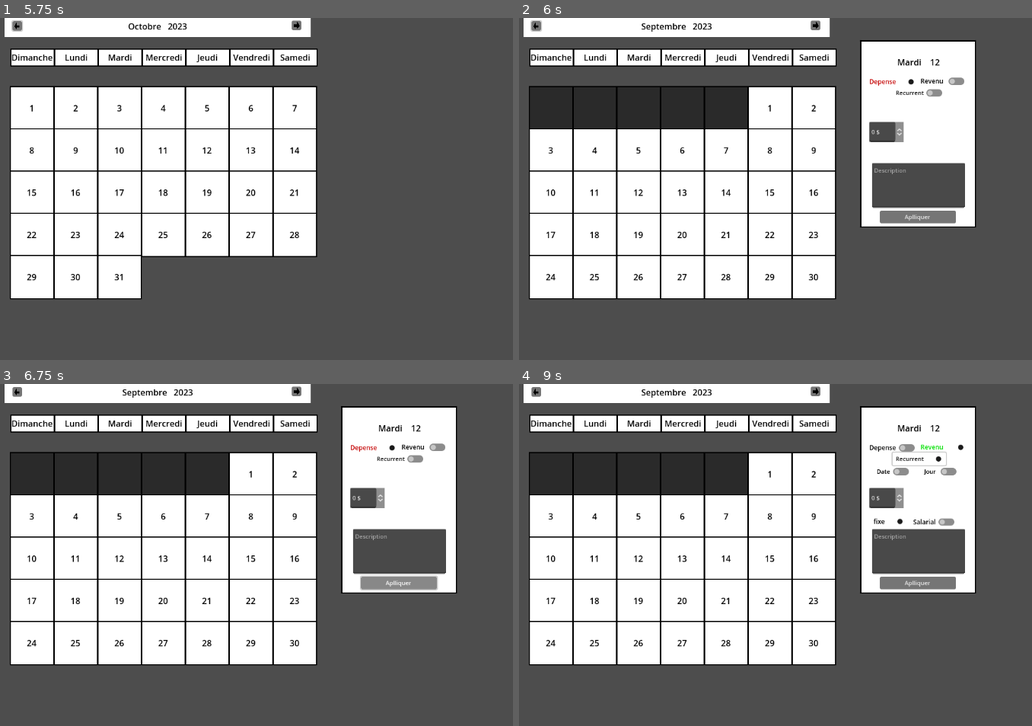
Above: before the commit, frames 1-4 (two rows, left to right).
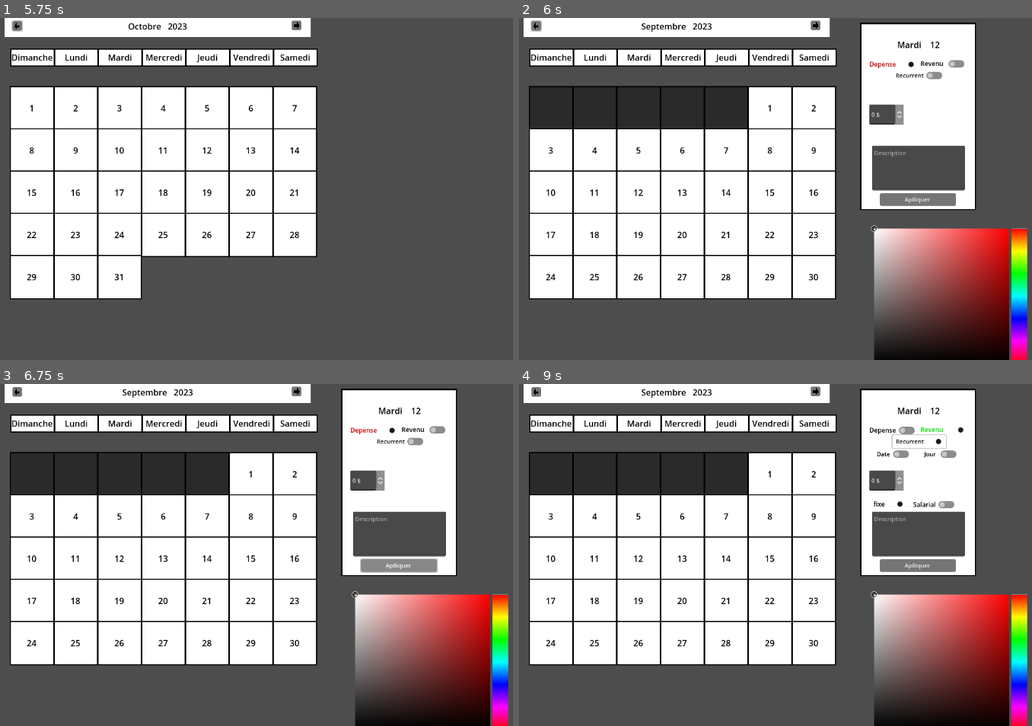
Above: after the commit, the same moments.

Repository: HYKidz/FinanceCalendar
Game: Godot game, scene res://Node/calendar.tscn
The game is run twice, just before and just after one commit, with the same random seed, the same clock (stepped at 60 frames per second) and the same inputs.
Inputs (mouse positions are in pixels of both pictures, inside the frame that each line leads up to):
- Up to frame 1 (5.75 s): click (15, 24) at 0.5 s; click (297, 24) at 1.25 s; click (297, 24) at 2 s; click (15, 24) at 2.75 s; click (297, 24) at 3.5 s; click (15, 24) at 4.25 s; tap Enter at 5 s; move the mouse to (369, 171) at 5.02 s; press the mouse at (369, 171) at 5.03 s
- Up to frame 2 (6 s): tap Space at 5.75 s; move the mouse to (631, 206) at 5.77 s; release the mouse at (631, 206) at 5.78 s; click (631, 206) at 5.85 s
- Up to frame 3 (6.75 s): click "Aplliquer" at 6.5 s
- Up to frame 4 (9 s): click "Depense" at 7.25 s; click "Revenu" at 8 s; click "Recurrent" at 8.75 s

Frame 1 is identical in both runs. In frame 2, 17% of the frame differs, in the area x 66-100%, y 1-100%; in frame 3, 17%; in frame 4, 17%.

Commit message:
Attribuer date avec le nombre de jour

Diff:
--- a/ButtonGroups/ButtonRecurent.tres
+++ b/ButtonGroups/ButtonRecurent.tres
@@ -2,4 +2,3 @@
 
 [resource]
 resource_local_to_scene = false
-allow_unpress = true
--- a/Node/calendar.tscn
+++ b/Node/calendar.tscn
@@ -80,9 +80,9 @@
 [node name="InfoPanel" parent="." instance=ExtResource("4_x37n4")]
 visible = false
 offset_left = 884.0
-offset_top = 219.0
+offset_top = 186.0
 offset_right = 884.0
-offset_bottom = 219.0
+offset_bottom = 186.0
 
 [connection signal="pressed" from="Fond/Next" to="." method="_on_next_pressed"]
 [connection signal="pressed" from="Fond/Previous" to="." method="_on_previous_pressed"]
--- a/Node/date.tscn
+++ b/Node/date.tscn
@@ -2,7 +2,7 @@
 
 [ext_resource type="Script" path="res://Scripts/Date.gd" id="1_muqs4"]
 
-[node name="Date" type="Control"]
+[node name="Date" type="Control" groups=["date"]]
 layout_mode = 3
 anchors_preset = 8
 anchor_left = 0.5
--- a/Node/dateVide.tscn
+++ b/Node/dateVide.tscn
@@ -1,6 +1,6 @@
 [gd_scene format=3 uid="uid://b8khy3bpgqaw"]
 
-[node name="DateVide" type="Control"]
+[node name="DateVide" type="Control" groups=["vide"]]
 layout_mode = 3
 anchors_preset = 8
 anchor_left = 0.5
--- a/Node/info_panel.tscn
+++ b/Node/info_panel.tscn
@@ -1,8 +1,9 @@
-[gd_scene load_steps=5 format=3 uid="uid://qo52532jfpfu"]
+[gd_scene load_steps=6 format=3 uid="uid://qo52532jfpfu"]
 
 [ext_resource type="Script" path="res://Scripts/info_panel.gd" id="1_qwqf2"]
 [ext_resource type="ButtonGroup" uid="uid://c1i40ld8ye3r8" path="res://ButtonGroups/ButtonRecurent.tres" id="2_o3q8l"]
 [ext_resource type="Theme" uid="uid://dwfksjb461aqc" path="res://Font/TextSalaire.tres" id="3_btqb3"]
+[ext_resource type="ButtonGroup" uid="uid://bcrhvnjgm6ltd" path="res://ButtonGroups/ButtonJourDate.tres" id="3_kgkow"]
 [ext_resource type="ButtonGroup" uid="uid://c6otcoqux05uc" path="res://ButtonGroups/ButtonTypeRevenu.tres" id="3_ljn0s"]
 
 [node name="InfoPanel" type="Control"]
@@ -66,6 +67,7 @@
 offset_bottom = 40.0
 
 [node name="Depense" type="CheckButton" parent="Contour/Fond/Option"]
+layout_mode = 0
 offset_left = 9.0
 offset_top = 63.0
 offset_right = 108.0
@@ -83,6 +85,7 @@
 icon_alignment = 1
 
 [node name="Revenu" type="CheckButton" parent="Contour/Fond/Option"]
+layout_mode = 0
 offset_left = 102.5
 offset_top = 61.5
 offset_right = 201.5
@@ -99,6 +102,7 @@
 icon_alignment = 1
 
 [node name="Recurent" type="CheckButton" parent="Contour/Fond/Option"]
+layout_mode = 0
 offset_left = 58.5
 offset_top = 85.0
 offset_right = 159.5
@@ -130,6 +134,7 @@
 theme_override_colors/font_hover_pressed_color = Color(0, 0, 0, 1)
 theme_override_colors/font_focus_color = Color(0, 0, 0, 1)
 theme_override_font_sizes/font_size = 11
+button_group = ExtResource("3_kgkow")
 text = "Jour
 "
 
@@ -145,6 +150,7 @@
 theme_override_colors/font_hover_pressed_color = Color(0, 0, 0, 1)
 theme_override_colors/font_focus_color = Color(0, 0, 0, 1)
 theme_override_font_sizes/font_size = 11
+button_group = ExtResource("3_kgkow")
 text = "Date
 "
 
@@ -230,7 +236,7 @@
 offset_bottom = 37.0
 color = Color(0.560955, 0.560955, 0.560955, 1)
 
-[node name="SpinBox" type="SpinBox" parent="RevenuOption/SalarialOption/Fond"]
+[node name="Heure" type="SpinBox" parent="RevenuOption/SalarialOption/Fond"]
 layout_mode = 0
 offset_right = 83.0625
 offset_bottom = 39.0
@@ -259,7 +265,7 @@
 theme_override_font_sizes/font_size = 11
 placeholder_text = "Description"
 
-[node name="Button" type="Button" parent="."]
+[node name="Send" type="Button" parent="."]
 layout_mode = 0
 offset_left = -72.0
 offset_top = 146.0
@@ -268,10 +274,25 @@
 theme_override_font_sizes/font_size = 11
 text = "Aplliquer"
 
+[node name="Color" type="ColorPicker" parent="."]
+layout_mode = 0
+offset_left = -87.0
+offset_top = 209.0
+offset_right = 179.0
+offset_bottom = 473.0
+edit_alpha = false
+sampler_visible = false
+color_modes_visible = false
+sliders_visible = false
+hex_visible = false
+presets_visible = false
+
 [connection signal="toggled" from="Contour/Fond/Option/Depense" to="." method="_on_depense_toggled"]
 [connection signal="toggled" from="Contour/Fond/Option/Revenu" to="." method="_on_revenu_toggled"]
 [connection signal="toggled" from="Contour/Fond/Option/Recurent" to="." method="_on_recurent_toggled"]
+[connection signal="toggled" from="Contour/Fond/Option/Recuring/Date" to="." method="_on_date_toggled"]
 [connection signal="value_changed" from="ZoneMontant/Montant" to="." method="_on_montant_value_changed"]
 [connection signal="toggled" from="RevenuOption/Fixe" to="." method="_on_fixe_toggled"]
 [connection signal="toggled" from="RevenuOption/Salarial" to="." method="_on_salarial_toggled"]
-[connection signal="pressed" from="Button" to="." method="_on_button_pressed"]
+[connection signal="value_changed" from="RevenuOption/SalarialOption/Fond/Heure" to="." method="_on_heure_value_changed"]
+[connection signal="pressed" from="Send" to="." method="_on_button_pressed"]
--- a/Scripts/Date.gd
+++ b/Scripts/Date.gd
@@ -1,11 +1,22 @@
 extends Control
 
+
 @onready var date = get_node("Fond/Date")
+@onready var fond = get_node("Fond")
 @onready var calendar = get_node("../../../../../Calendar")
+
 var calendrier_class = load("res://Class/Calendrier.gd").new()
+
+
 
 var num_date : int
 var jour_semaine :int
+var mois:int
+var anne:int
+
+var Couleur : Color:
+	set(value):
+		fond.color = value
 
 var Jour:int:
 	get:
@@ -13,6 +24,17 @@
 	set(value):
 		jour_semaine = value
 
+var Mois:int:
+	get:
+		return mois
+	set(value):
+		mois = value
+
+var Anne:int:
+	get:
+		return anne
+	set(value):
+		anne = value
 
 var Date :int:
 	get:
--- a/Scripts/JourEnRow.gd
+++ b/Scripts/JourEnRow.gd
@@ -1,9 +1,13 @@
 extends Node2D
 
-
+var dict_regle = []
 var jour_node_array =[]
 var date_node_array =[]
 
+
+var currentday
+var current_month:int
+var current_year:int
 # @onready var container = get_node("Box/Grid")
 
 
@@ -34,22 +38,51 @@
 
 
 func InstanceDate(m,y):
+	current_month = m
+	current_year=y
 	for n in date_node_array:
 		n.queue_free()
 	date_node_array.clear()
 	#change for current month
-	var currentday = calendrier_class.get_beginning_weekday(m,y)
+	currentday = calendrier_class.get_beginning_weekday(m,y)
 	var totalday = calendrier_class.get_days_in_month(m,y)+currentday
 	for i in totalday:
 		if i<currentday:
 			var new_date = date_vide_node.instantiate()
+			new_date.name = "empty"
 			date_node_array.push_back(new_date)
 			container.add_child(new_date)
 		else :
 			var new_date = date_node.instantiate()
 			new_date.name = str(i-currentday)
 			new_date.Jour = i%7
+			new_date.Anne = y
+			new_date.Mois = m
 			date_node_array.push_back(new_date)
 			container.add_child(new_date)
 	for i in calendrier_class.get_days_in_month(m,y) :
 		date_node_array[i+currentday].Date = i+1
+	Apply_Regle()
+
+func Regle(m:Dictionary):
+	dict_regle.push_back(m)
+	Apply_Regle()
+
+func Apply_Regle():
+	for r in dict_regle:
+		if r["recurent"]:
+			if !r["date_recurente"]:
+				for d in date_node_array.size():
+					var node = date_node_array[d]
+					if d%7 == r["jour"]&&node.is_in_group("date"):
+						node.Couleur = r["color"]
+			else:
+				date_node_array[r["date"]+currentday-1].Couleur = r["color"]
+		else:
+			var bonmoment = current_month==r["mois"]&&current_year==r["anne"]
+			# print(bonmoment)
+			# print(str(current_month)+"  "+str(r["mois"])+"  "+str(current_year)+"   "+str(r["anne"]))
+			if bonmoment:
+				date_node_array[r["date"]+currentday-1].Couleur = r["color"]
+
+		# 	dict_regle.erase(r)
--- a/Scripts/calendar.gd
+++ b/Scripts/calendar.gd
@@ -1,9 +1,9 @@
 extends Node2D
-
 
 
 var current_month
 var current_year
+
 var date_today = Time.get_date_dict_from_system()
 var calendrier_class = load("res://Class/Calendrier.gd").new()
 var date_array_selection
@@ -49,5 +49,16 @@
 
 func Clicked(date):
 	info_panel.visible = true
-	info_panel._on_clicked_date(date.Date,date.Jour)
+	info_panel._on_clicked_date(date.Date,date.Jour,date.Mois,date.Anne)
 	print(date)
+
+# func SetInfoDate(m:Dictionary):
+# 	info_panel.visible = false
+# 	dict_regle.push_back(m)
+# 	Verifier_Regle()
+
+# func Verifier_Regle():
+# 	var montant_finale
+# 	for r in dict_regle :
+# 		le_calendrier.Regle(r["date_transaction"],r["couleur"],r["recurent"],r["date_recurente"],r["jour"])
+# 		# if r["depense"]:
--- a/Scripts/info_panel.gd
+++ b/Scripts/info_panel.gd
@@ -7,17 +7,24 @@
 var fix_b : bool
 var salarial_b : bool
 var recurent_b : bool
+var date_b:bool
 
 var date:int
 var jour:int
+var mois:int
+var anne:int
 
 var montant:int
+var heure:int
 
 @export var group: ButtonGroup
 @onready var date_label = get_node("Contour/Fond/Date")
 @onready var rev_option = get_node("RevenuOption")
 @onready var salarial_option = get_node("RevenuOption/SalarialOption")
 @onready var recurent_option = get_node("Contour/Fond/Option/Recuring")
+@onready var couleur = get_node("Color")
+@onready var calendar = get_node("../JourEnRow")
+@onready var description = get_node("Description/Description")
 # @onready var montant_edit = get_node("ZoneMontant/Montant")
 
 #keep in mind when you need to use signals
@@ -29,9 +36,11 @@
 # func button_pressed():
 # 	print(group.get_pressed_button())
 
-func _on_clicked_date(d,j):
+func _on_clicked_date(d,j,m,y):
 	date = d
 	jour = j
+	mois = m
+	anne =y
 	date_label.text = calendrier_class.jour[j]+"    "+str(d)
 
 func _on_recurent_toggled(button_pressed):
@@ -40,6 +49,13 @@
 
 func _on_montant_value_changed(value):
 		montant = value
+
+
+func _on_heure_value_changed(value):
+	heure = value
+
+func _on_date_toggled(button_pressed:bool):
+	date_b = button_pressed
 
 
 
@@ -71,4 +87,20 @@
 
 
 func _on_button_pressed():
-	pass # Replace with function body.
+	var m ={
+		"depense":depense_b,
+		"recurent":recurent_b,
+		"salarial":salarial_b,
+		"montant": montant,
+		"heure": heure,
+		"date_recurente":date_b,
+		"date":date,
+		"jour":jour,
+		"mois":mois,
+		"anne":anne,
+		"description":description.text,
+		"color": couleur.color
+
+	}
+	# print(calendar)
+	calendar.Regle(m)
Renamed: ButtonGroups/ButtonDureHeure.tres -> ButtonGroups/ButtonJourDate.tres
